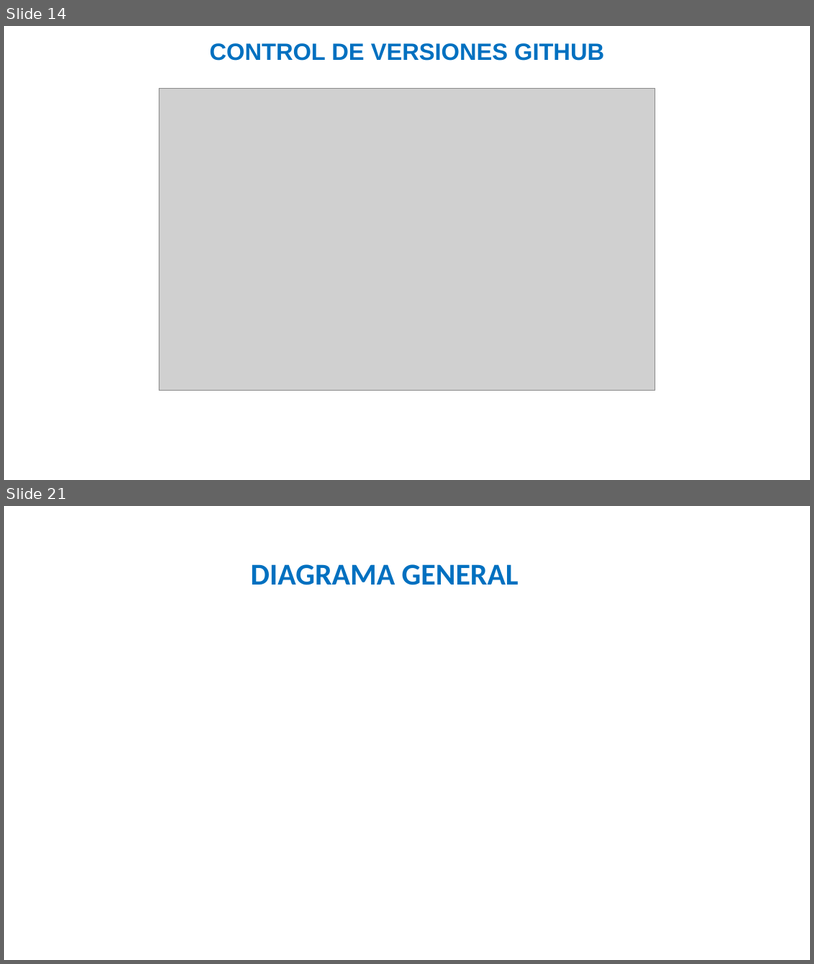
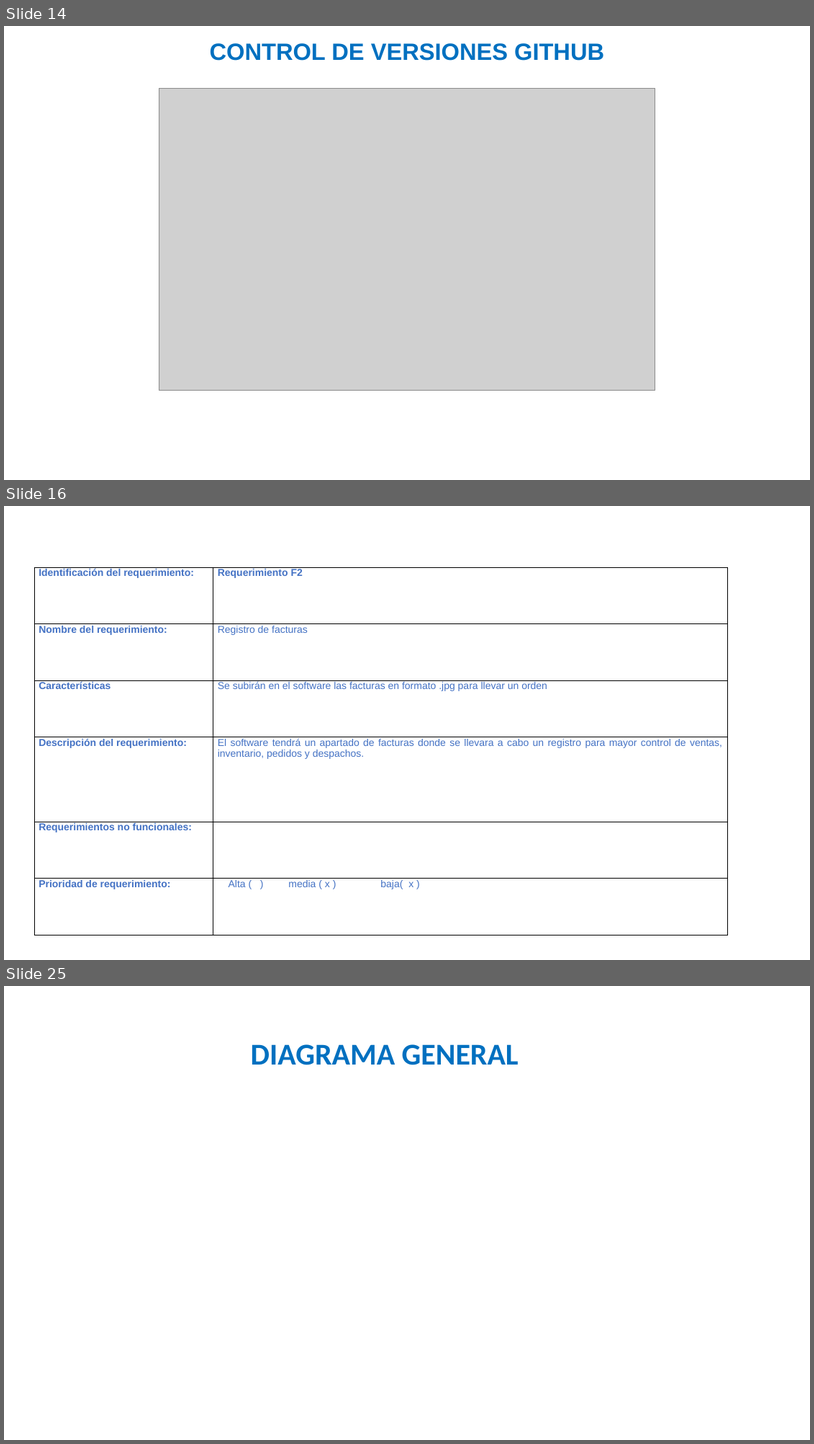
Before and after one commit to julianforero19/PROYECTO_QAM, a slide deck: PLANTILLA_PRESENTACION_AVANCES_PROYECTO_.pptx. Shown one above the other, each under a label of ours: slides 14 and 21 before the commit, slides 14, 16 and 25 after it; the slides between them are not shown. The pictures are 814x964 and 814x1444 pixels, drawn with LibreOffice and Linux fonts; fonts in the diff are those of the drawing; grey boxes stand for pictures; background and template pictures are left out. Boxes give left, top, right and bottom in pixels: in the first picture for what was removed or moved away, otherwise in the second. Text is boxed around its words. In the diff, an @@ line names an element or a change of style, - is before the commit and + after.

```diff
--- a/PLANTILLA_PRESENTACION_AVANCES_PROYECTO_.pptx
+++ b/PLANTILLA_PRESENTACION_AVANCES_PROYECTO_.pptx
@@ slide 16 added at (4, 506, 810, 960), background picture (left out) @@
@@ table added at (34, 567, 729, 934), 6 rows, 2 columns @@
+Identificación del requerimiento: | Requerimiento F2
+Nombre del requerimiento: | Registro de facturas
+Características | Se subirán en el software las facturas en formato .jpg para llevar un orden
+Descripción del requerimiento: | El software tendrá un apartado de facturas donde se llevara a cabo un registro para mayor control de ventas, inventario, pedidos y despachos.
+Requerimientos no funcionales: | 
+Prioridad de requerimiento: | Alta ( ) media ( x ) baja( x )
@@ what was slide 21 is now slide 25 @@
```
Also in this commit, not shown: 2 slides changed, 7 other slides added, 4 slides removed, 1 other file.
